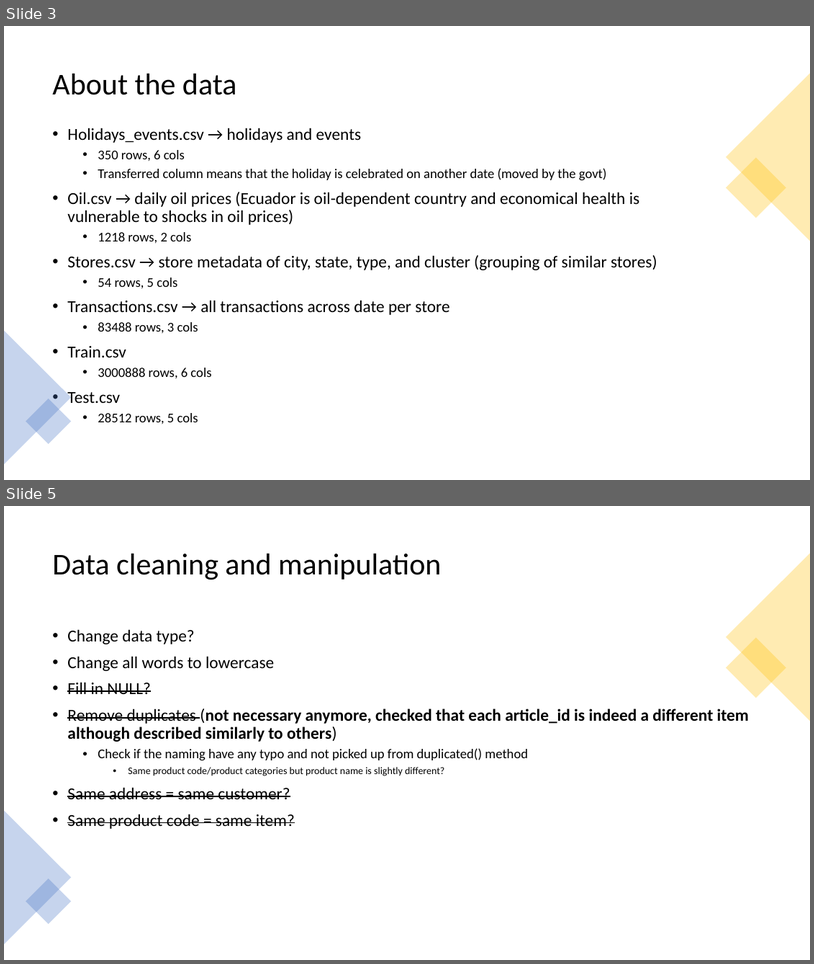
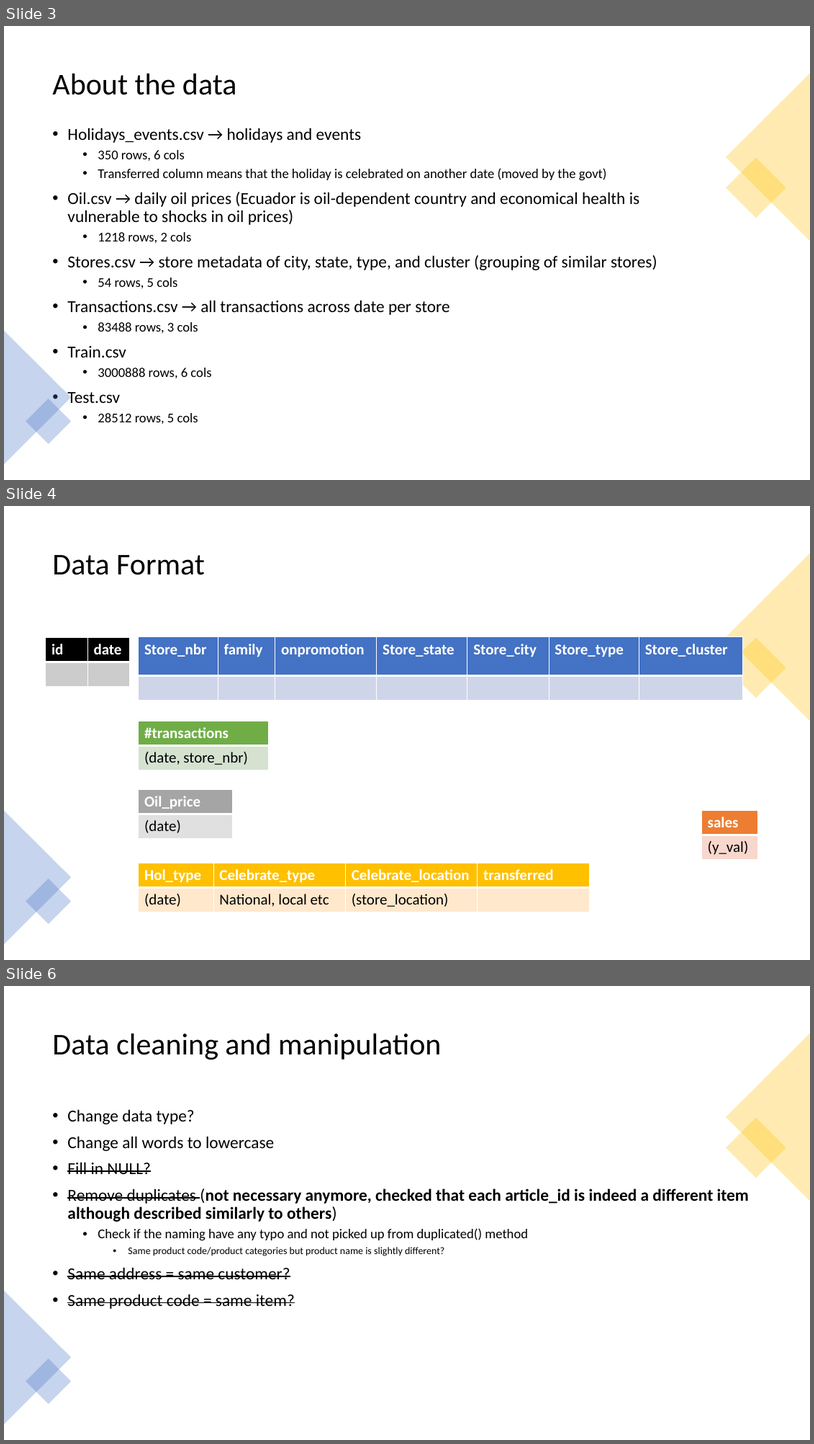
Before and after one commit to jiahui890/time-series-forecasting-store-sales, a slide deck: references/design.pptx. Shown one above the other, each under a label of ours: slides 3 and 5 before the commit, slides 3, 4 and 6 after it; the slides between them are not shown. The pictures are 814x964 and 814x1444 pixels, drawn with LibreOffice and Linux fonts; fonts in the diff are those of the drawing. Boxes give left, top, right and bottom in pixels: in the first picture for what was removed or moved away, otherwise in the second. Text is boxed around its words. In the diff, an @@ line names an element or a change of style, - is before the commit and + after.

Commit message:
data format design

```diff
--- a/references/design.pptx
+++ b/references/design.pptx
@@ slide 4 added at box(4, 506, 810, 960), background #FFFFFF @@
@@ title added at box(52, 555, 205, 575), 36 pt, text #000000 @@
+Data Format
@@ triangle added at box(726, 554, 810, 721), fill #FFC000 at 30% opacity @@
@@ table added at box(46, 637, 131, 686), 2 rows, 2 columns @@
+id | date
+ | 
@@ table added at box(139, 636, 744, 700), 2 rows, 7 columns @@
+Store_nbr | family | onpromotion | Store_state | Store_city | Store_type | Store_cluster
+ |  |  |  |  |  | 
@@ rectangle added at box(726, 638, 787, 698), fill #FFC000 at 30% opacity @@
@@ table added at box(139, 721, 269, 770), 2 rows, 1 columns @@
+#transactions
+(date, store_nbr)
@@ table added at box(139, 789, 232, 838), 2 rows, 1 columns @@
+Oil_price
+(date)
@@ triangle added at box(4, 811, 71, 944), fill #4472C4 at 30% opacity @@
@@ table added at box(702, 811, 759, 860), 2 rows, 1 columns @@
+sales
+(y_val)
@@ table added at box(139, 862, 589, 911), 2 rows, 4 columns @@
+Hol_type | Celebrate_type | Celebrate_location | transferred
+(date) | National, local etc | (store_location) | 
@@ rectangle added at box(26, 878, 71, 924), fill #4472C4 at 30% opacity @@
@@ what was slide 5 is now slide 6 @@
```
Also in this commit, not shown: 3 other files.
